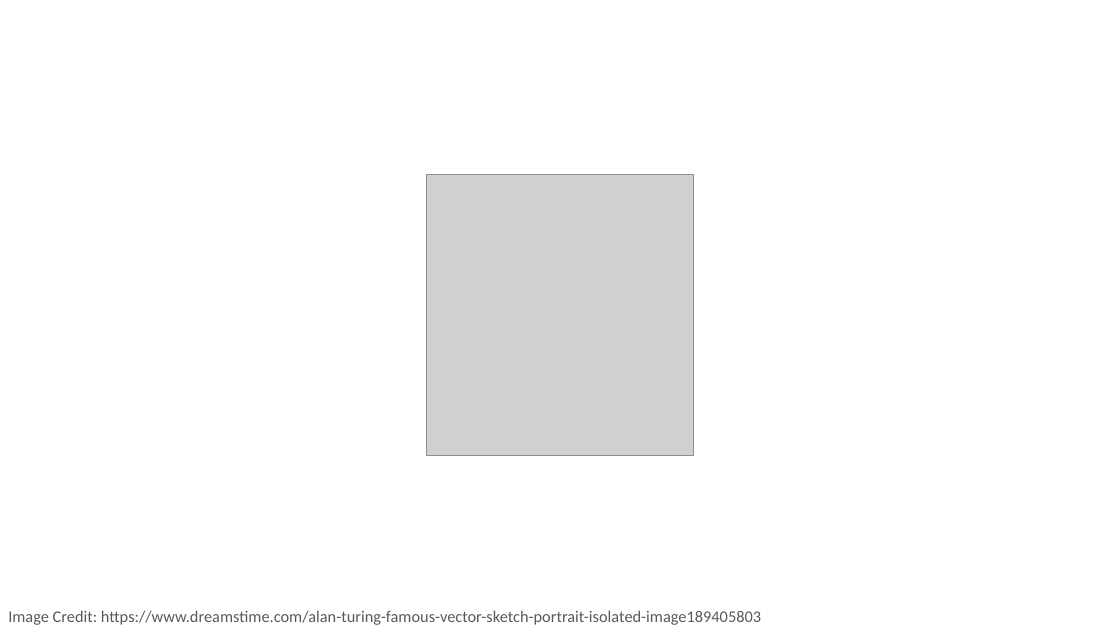
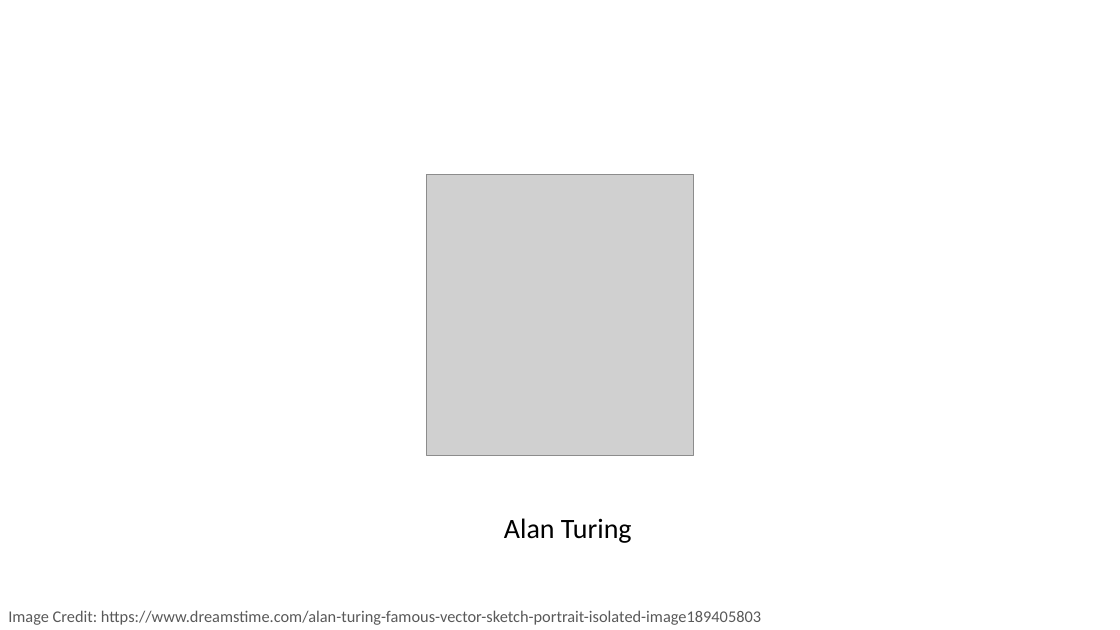
Before and after one commit to PracticumAI/what_is_ai, a slide deck: slide 17 of presentations/02.1_ai_intro.pptx. Drawn at 1120x630 pixels with LibreOffice and Linux fonts; fonts in the diff are those of the drawing; grey boxes stand for pictures. Boxes give left, top, right and bottom in pixels: in the first picture for what was removed or moved away, otherwise in the second. Text is boxed around its words. In the diff, an @@ line names an element or a change of style, - is before the commit and + after.

```diff
--- a/presentations/02.1_ai_intro.pptx
+++ b/presentations/02.1_ai_intro.pptx
@@ text added at (x1=504, y1=518, x2=632, y2=543), 24 pt, text #000000 @@
+Alan Turing
```
Also in this commit, not shown: 5 other slides changed, 2 slides added, 2 slides removed, 2 other files.
